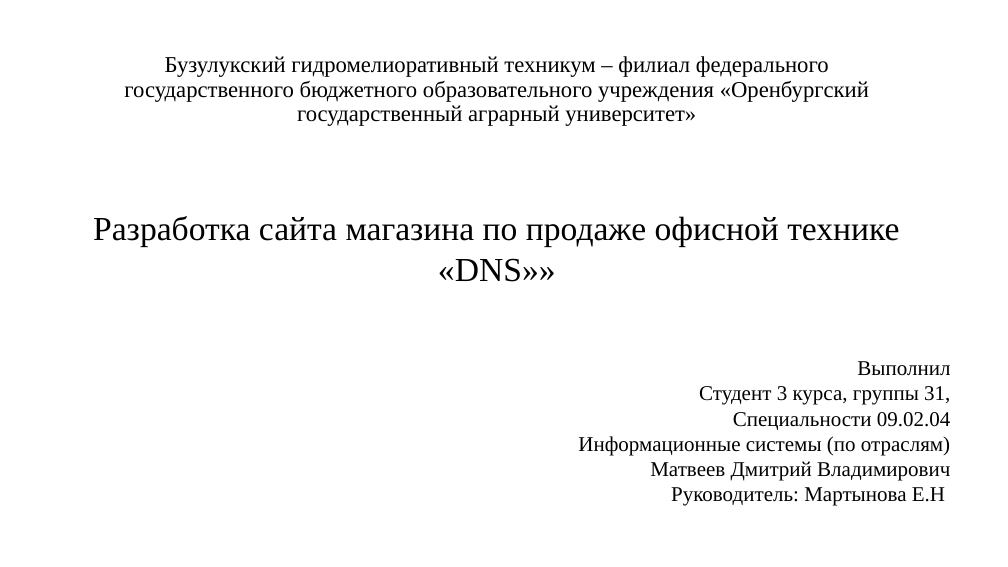
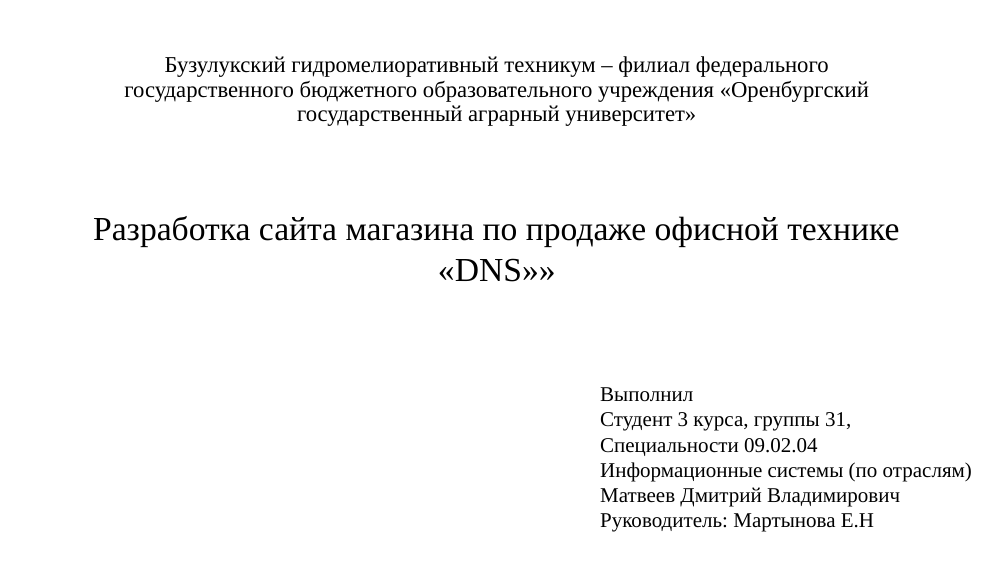
Before and after one commit to dimamatrusmat/JavaName, a slide deck: slide 1 of IToUp/Курсовая.pptx. Drawn at 1008x567 pixels with LibreOffice and Linux fonts; fonts in the diff are those of the drawing. Boxes give left, top, right and bottom in pixels: in the first picture for what was removed or moved away, otherwise in the second. Text is boxed around its words. In the diff, an @@ line names an element or a change of style, - is before the commit and + after.

```diff
--- a/IToUp/Курсовая.pptx
+++ b/IToUp/Курсовая.pptx
@@ text "Выполнил": place and size @@
-text "Выполнил" at <box>578,361,951,506</box>
+text "Выполнил" at <box>600,387,972,532</box>
@@ text "Выполнил" at <box>600,387,972,532</box>: alignment right to left @@
```
Also in this commit, not shown: 2 other slides changed, 6 other files.
